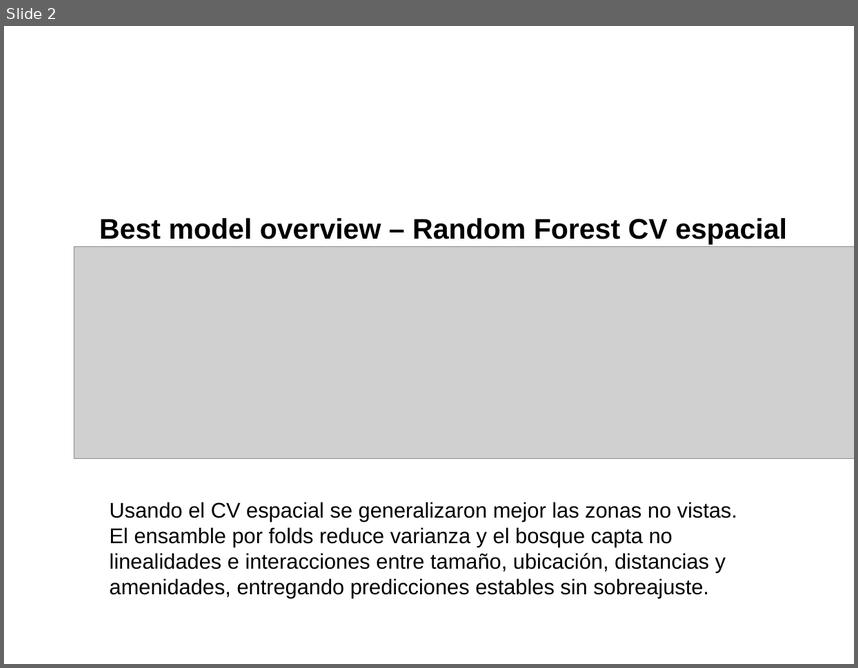
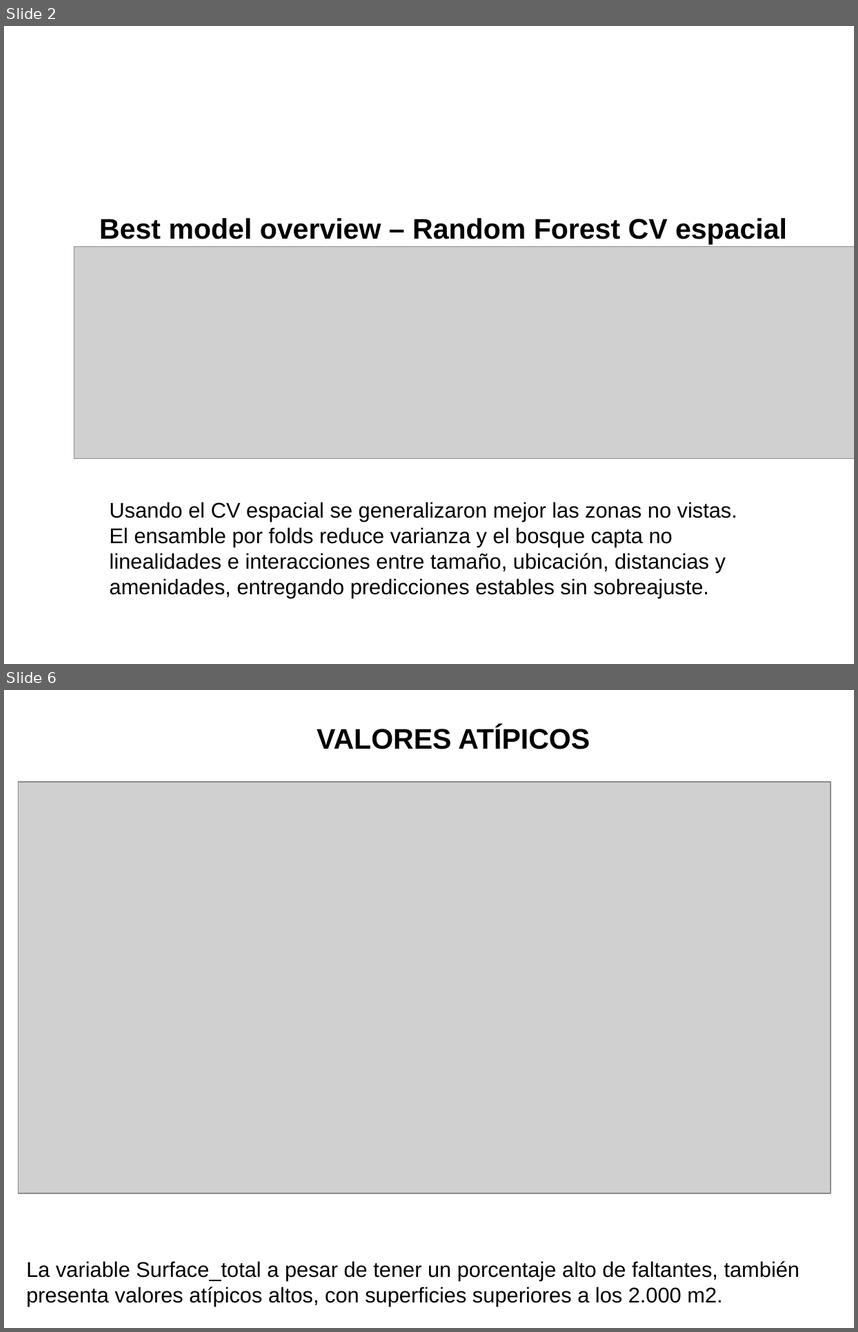
Before and after one commit to zoliverot/Taller3_Making-Money-with-ML, a slide deck: reports/slides/data_equipo_08.pptx. Shown one above the other, each under a label of ours: slide 2 before the commit, slides 2 and 6 after it; the slides between them are not shown. The pictures are 858x668 and 858x1332 pixels, drawn with LibreOffice and Linux fonts; fonts in the diff are those of the drawing; grey boxes stand for pictures; background and template pictures are left out. Boxes give left, top, right and bottom in pixels: in the first picture for what was removed or moved away, otherwise in the second. Text is boxed around its words. In the diff, an @@ line names an element or a change of style, - is before the commit and + after.

```diff
--- a/reports/slides/data_equipo_08.pptx
+++ b/reports/slides/data_equipo_08.pptx
@@ slide 6 added at bbox=[4, 690, 854, 1328], background picture (left out) @@
@@ title added at bbox=[317, 726, 590, 749], 24 pt, text #000000, bold @@
+VALORES ATÍPICOS
@@ picture added at bbox=[18, 782, 831, 1193] @@
@@ text added at bbox=[26, 1261, 800, 1305], 18 pt, text #000000 @@
+La variable Surface_total a pesar de tener un porcentaje alto de faltantes, también presenta valores atípicos altos, con superficies superiores a los 2.000 m2.
```
Also in this commit, not shown: 10 other slides added.
